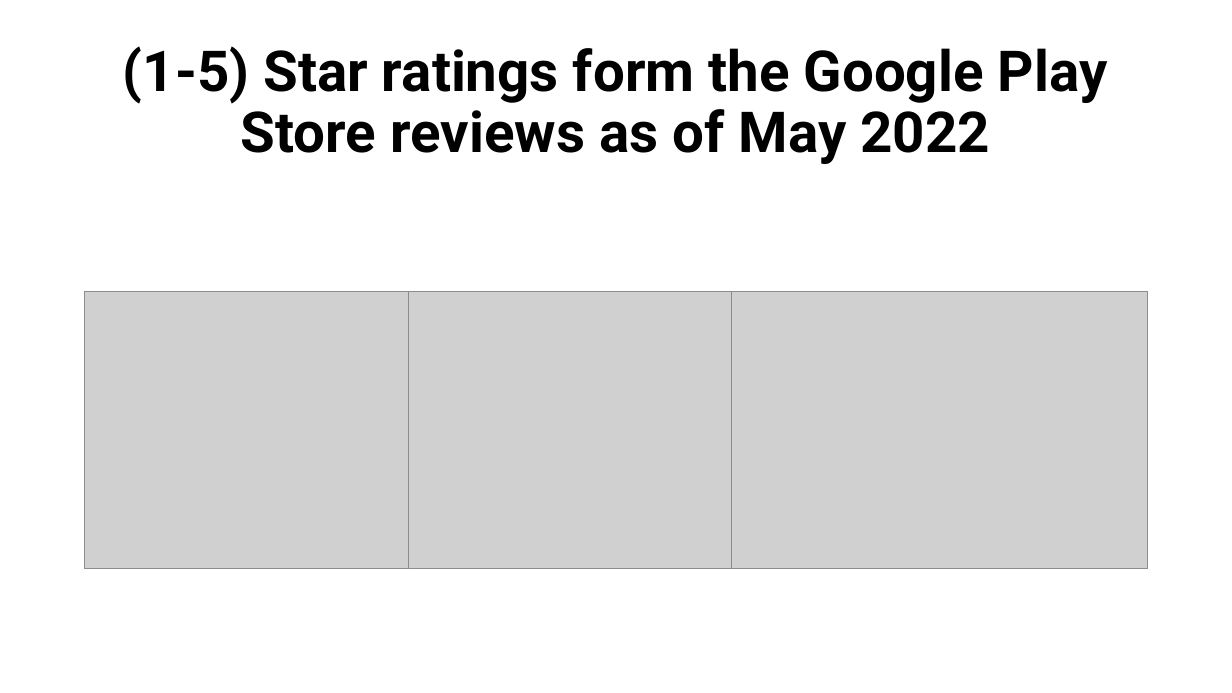
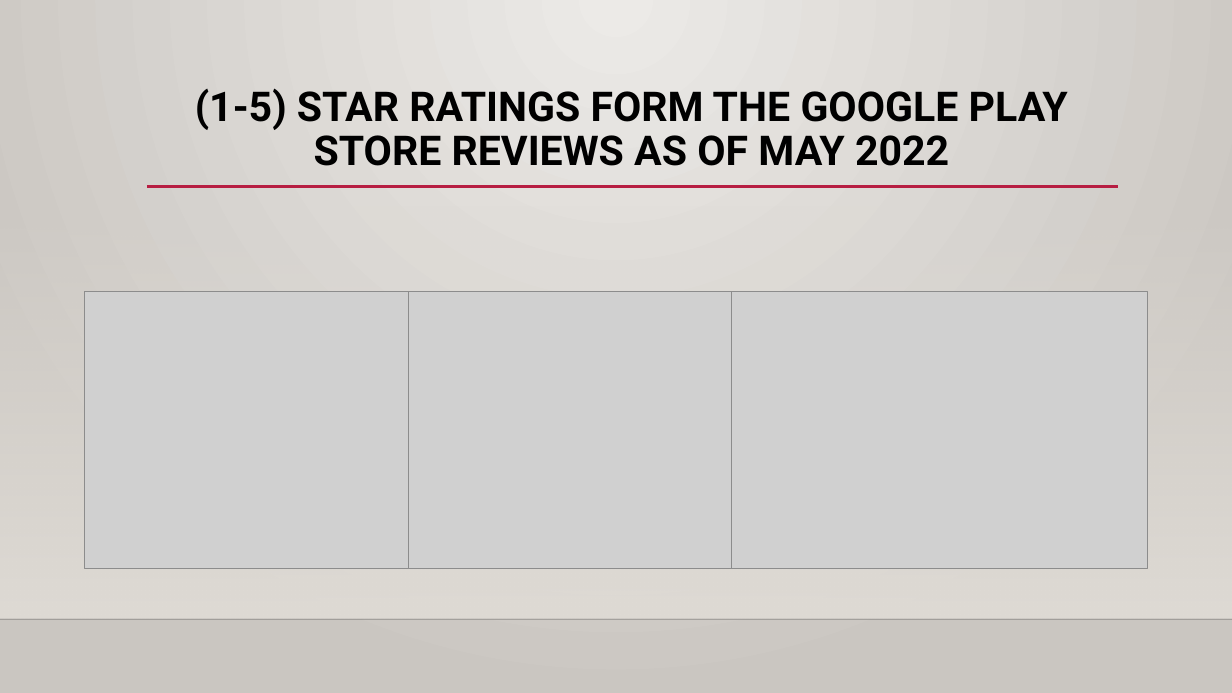
Before and after one commit to CervaRamiGomez/Exploratory_Analysis_of_Dating_Applications, a slide deck: slide 11 of Exploratory Analysis of Dating Applications.pptx. Drawn at 1232x693 pixels with LibreOffice and Linux fonts; fonts in the diff are those of the drawing; grey boxes stand for pictures; background and template pictures are left out. Boxes give left, top, right and bottom in pixels: in the first picture for what was removed or moved away, otherwise in the second. Text is boxed around its words. In the diff, an @@ line names an element or a change of style, - is before the commit and + after.

```diff
--- a/Exploratory Analysis of Dating Applications.pptx
+++ b/Exploratory Analysis of Dating Applications.pptx
@@ background #FFFFFF to gradient #ECEAE7 to #CAC7C1 @@
@@ title "(1-5) STAR RATINGS FORM THE ..." at [195,88,1068,166]: vertical alignment middle to top @@
@@ title at [195,88,1068,166]: text changed; size 44 to 32 pt @@
-(1-5) Star ratings form the Google Play Store reviews as of May 2022
+(1-5) STAR RATINGS FORM THE GOOGLE PLAY STORE REVIEWS AS OF MAY 2022
@@ rectangle added at [0,204,1232,619], fill gradient #DFDBD5 @@
@@ line added from (147, 187) to (1118, 187), #B71E42 2.5 pt @@
@@ line added from (0, 619) to (1232, 619), #000001 1 pt @@
```
Also in this commit, not shown: 14 other slides changed, 5 slides added, 5 slides removed.
